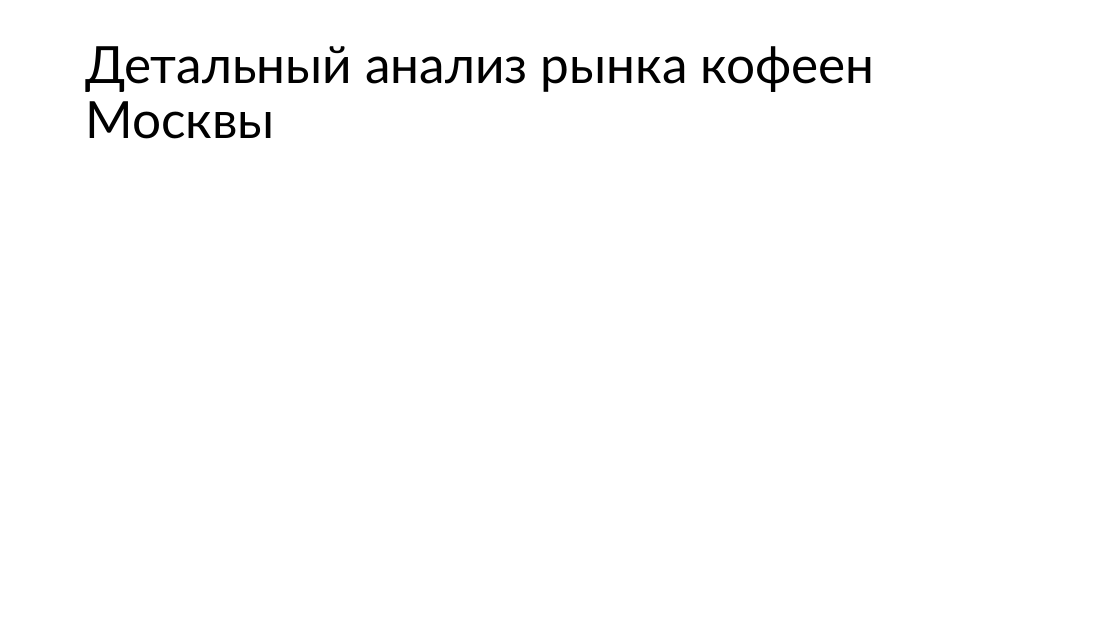
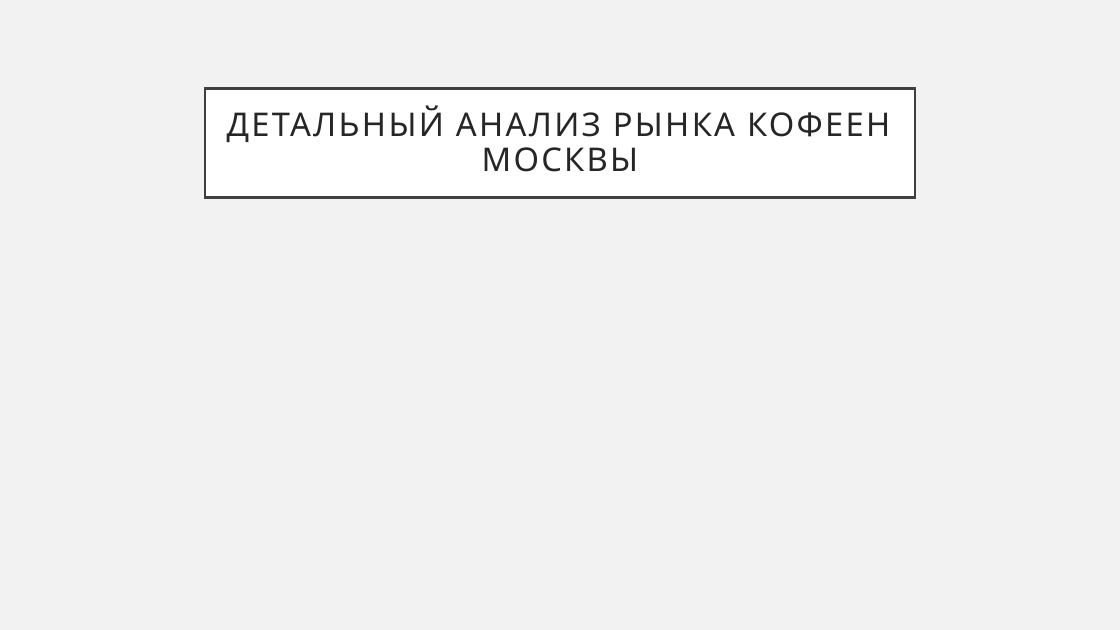
Before and after one commit to PHILIPP111007/masters_degree_Roshchin_M25-555, a slide deck: slide 17 of BI/moscow_places/moscow_places_hw.pptx. Drawn at 1120x630 pixels with LibreOffice and Linux fonts; fonts in the diff are those of the drawing. Boxes give left, top, right and bottom in pixels: in the first picture for what was removed or moved away, otherwise in the second. Text is boxed around its words. In the diff, an @@ line names an element or a change of style, - is before the commit and + after.

```diff
--- a/BI/moscow_places/moscow_places_hw.pptx
+++ b/BI/moscow_places/moscow_places_hw.pptx
@@ background #FFFFFF to #F2F2F2 @@
@@ title "ДЕТАЛЬНЫЙ АНАЛИЗ РЫНКА КОФЕЕН МОСКВЫ" resized from (x1=85, y1=46, x2=875, y2=139) to (x1=205, y1=88, x2=915, y2=197) @@
@@ title "ДЕТАЛЬНЫЙ АНАЛИЗ РЫНКА КОФЕЕН МОСКВЫ" at (x1=205, y1=88, x2=915, y2=197): fill none to #FFFFFF; outline none to #404040 2.5 pt @@
@@ title at (x1=227, y1=105, x2=890, y2=172): text changed; size 44 to 28 pt; font Lato to Cabin; text colour #000000 to #262626 @@
-Детальный анализ рынка кофеен Москвы
+ДЕТАЛЬНЫЙ АНАЛИЗ РЫНКА КОФЕЕН МОСКВЫ
```
Also in this commit, not shown: 23 other slides changed, 1 other file.
